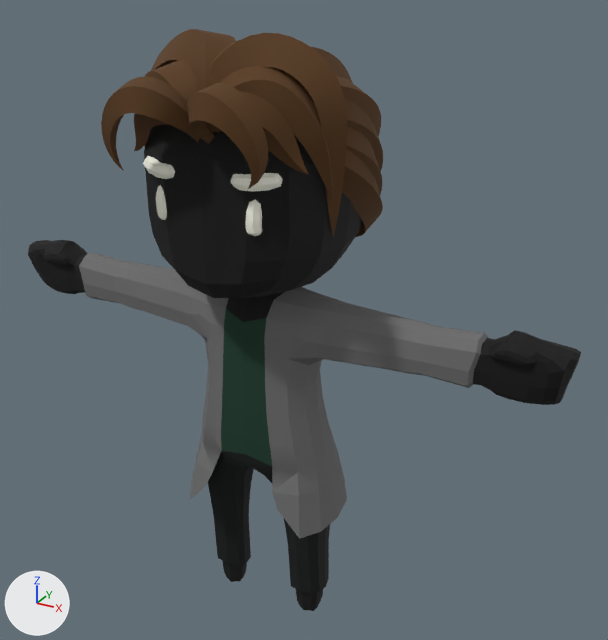
Two versions of the glTF model client/public/assets/characters/Doctor_Male_Young.glb, one commit apart.
One viewpoint serves both versions: a 50 mm camera at (0.552, -0.888, 0.928) aimed at (0.045, 0.034, 0.467). Arrows for +X, +Y and +Z are at lower left; the lights stay in place. The first picture is the older version. Where no turn or scale is listed for an object, it has been applied to the vertices. Vertices at exactly the same position are counted once.

Names of what the first picture shows: 'Body'.
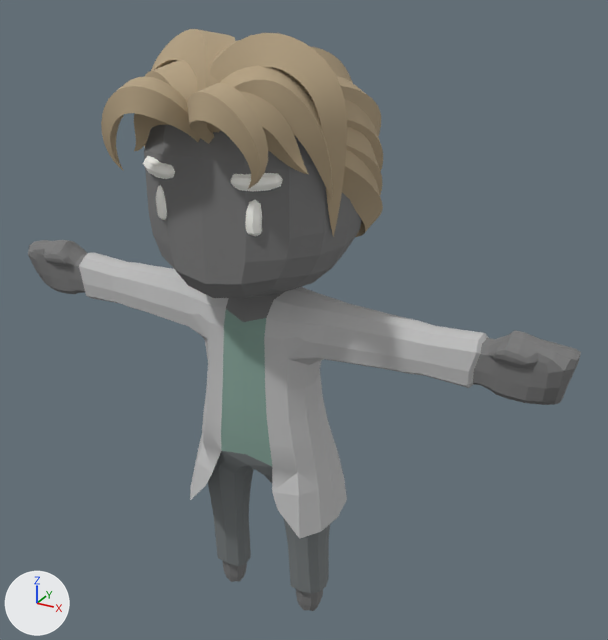
The change, as a list of edits to the scene's bpy script:
```text
Change me_mesh_0:
    where me_mesh_0.from_pydata(...)  # 3336 vertices, 6498 faces; spans x -0.414..0.414, y -0.184..0.155, z -0.005..0.845
    used by ob_body; location = (0.0, 0.0, 0.0)
    me_mesh_0 part 1: 1390 faces centred in x -0.413..0.413, y -0.124..0.124, z -0.003..0.792 are repainted in the vertex colours; the middle colour goes from black #030303 to grey #797979
    me_mesh_0 part 2: 4180 faces centred in x -0.138..0.142, y -0.182..0.15, z 0.572..0.842 are repainted in the vertex colours; the middle colour goes from brown #55350d to beige #b3a081
    me_mesh_0 part 3: 608 faces centred in x -0.305..0.305, y -0.066..0.109, z 0.207..0.525 are repainted in the vertex colours; the middle colour goes from dark grey #6d6d6d to light grey #c1c1c1
    me_mesh_0 part 4: 320 faces centred in x -0.092..0.092, y -0.127..-0.1, z 0.632..0.704 are repainted in the vertex colours; the middle colour goes from white #fffff0 to white #fffff9
```

Pixel boxes (x1, y1, x2, y2) of what changed, in the pictures (608 x 640 px):
part 1 of me_mesh_0, recoloured (black to grey)
    both: (28, 125, 581, 611)
part 2 of me_mesh_0, recoloured (brown to beige)
    both: (101, 29, 383, 237)
part 3 of me_mesh_0, recoloured (dark grey to light grey)
    both: (79, 253, 489, 539)
part 4 of me_mesh_0, edited (looks the same)
    both: (143, 156, 283, 236)
